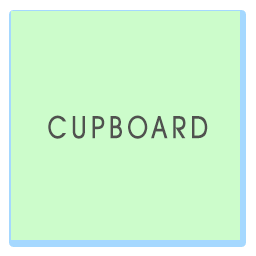
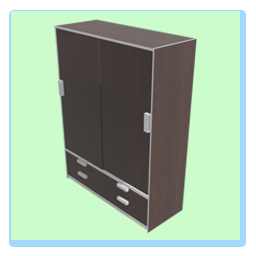
Revision of a layered 256x256 image; what changed, layer by layer:
hid "CUPBOARD" over [48, 115, 208, 139]
added layer "Layer 4" above "Rectangle 1" over [54, 19, 197, 233]
